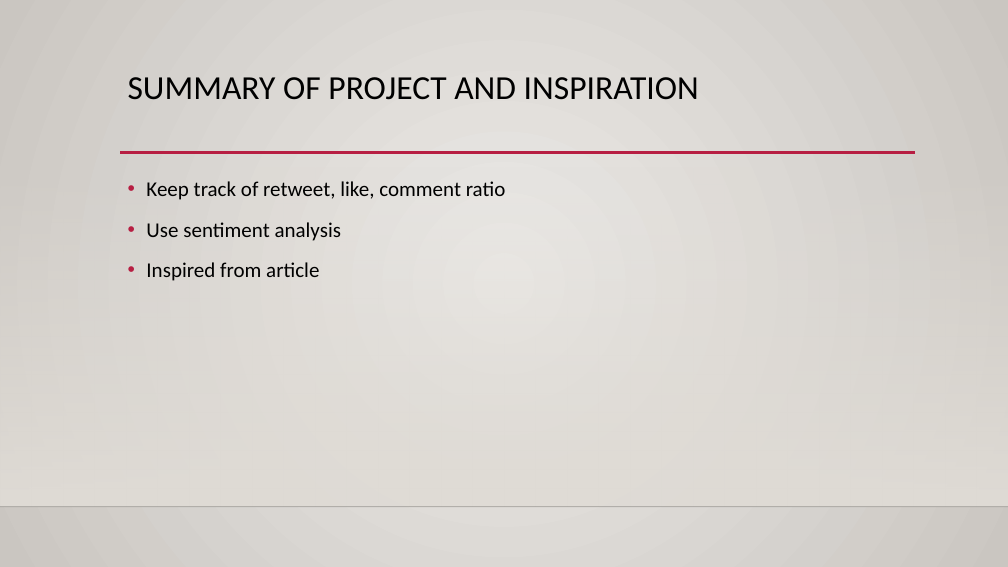
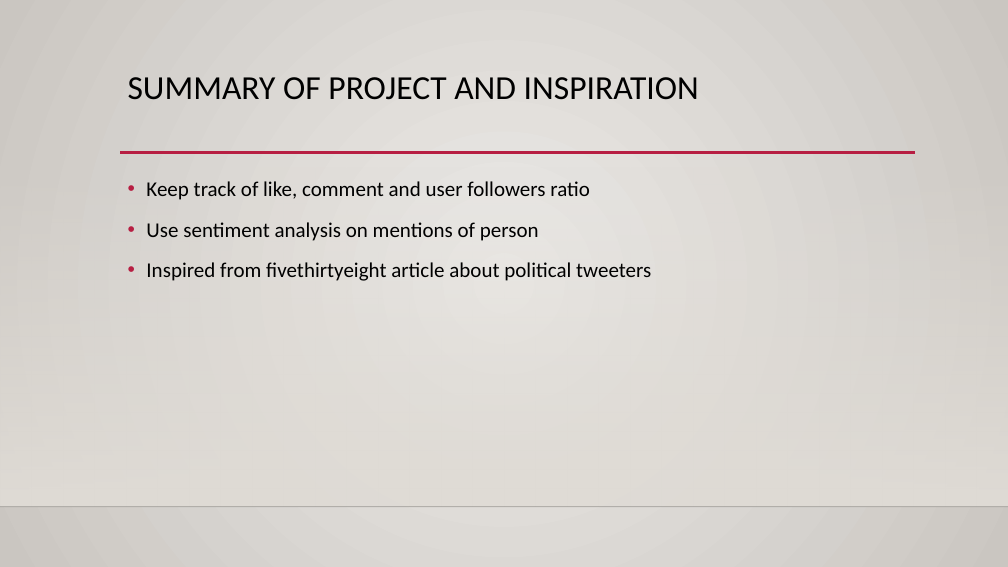
Before and after one commit to ptins/TweekOrTweet, a slide deck: slide 2 of Midterm Presentation DRAFT.pptx. Drawn at 1008x567 pixels with LibreOffice and Linux fonts; fonts in the diff are those of the drawing; background and template pictures are left out. Boxes give left, top, right and bottom in pixels: in the first picture for what was removed or moved away, otherwise in the second. Text is boxed around its words. In the diff, an @@ line names an element or a change of style, - is before the commit and + after.

Commit message:
update presentation

```diff
--- a/Midterm Presentation DRAFT.pptx
+++ b/Midterm Presentation DRAFT.pptx
@@ text at box(146, 181, 651, 281): text changed @@
-• Keep track of retweet, like, comment ratio
-• Use sentiment analysis
-• Inspired from article
+• Keep track of like, comment and user followers ratio
+• Use sentiment analysis on mentions of person
+• Inspired from fivethirtyeight article about political tweeters
```
Also in this commit, not shown: 4 other slides changed.
